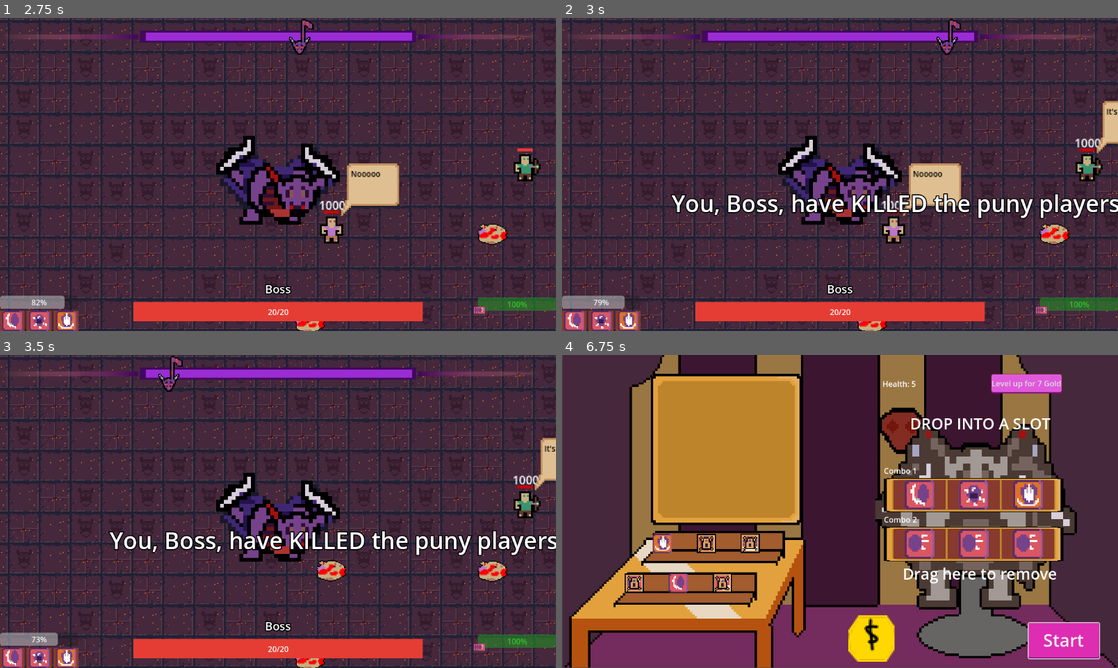
Above: before the commit, frames 1-4 (two rows, left to right).
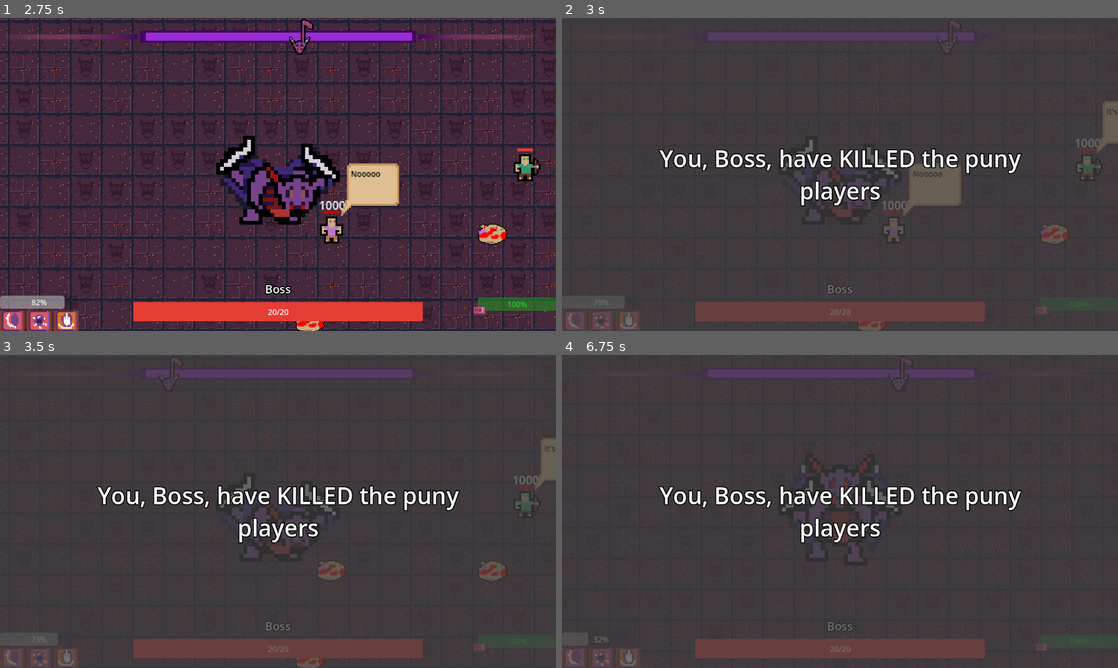
Above: after the commit, the same moments.

Repository: DevFTB/GMTK2023
Game: Godot game, scene res://main.tscn
Same seed, same stepped clock (60 frames per second), same inputs: the game is played once before the commit and once after it.
Inputs (mouse positions are in pixels of both pictures, inside the frame that each line leads up to):
- Up to frame 1 (2.75 s): tap Enter at 0.5 s; move the mouse to (400, 158) at 0.52 s; hold D (move_right) 0.53-1.25 s; hold Q (activate_combo_1) 0.53-1.25 s; click (400, 158) at 0.67 s; drag from (166, 190) to (250, 237) at 1.27 s; move the mouse to (333, 105) at 2.02 s; press the mouse at (333, 105) at 2.03 s; hold D (move_right) from 2.03 s (still down)
- Up to frame 2 (3 s): release D (move_right) at 2.75 s; release the mouse at (895, 105) at 2.75 s; drag from (812, 237) to (673, 127) at 2.77 s
- Up to frame 3 (3.5 s): no input
- Up to frame 4 (6.75 s): move the mouse to (1006, 558) at 3.52 s; hold A (move_left) 3.53-4.25 s; hold E (activate_combo_2) 3.53-4.25 s; drag from (673, 464) to (756, 433) at 4.27 s; move the mouse to (867, 511) at 5.02 s; hold S (move_down) 5.03-5.75 s; hold Q (activate_combo_1) 5.03-5.75 s; click (867, 511) at 5.17 s; drag from (756, 433) to (728, 527) at 5.77 s; click "Start" at 6.5 s

Frame 1 is identical in both runs. In frame 2, 24% of the frame differs, in the area x 0-100%, y 0-100%; in frame 3, 23%; in frame 4, 76%.
Error in both runs: Invalid call. Nonexistent function 'angle' in base 'Nil'. (res://entities/boss/Boss.gd:52)

Commit message:
Scene switching works

Diff:
--- a/entities/players/archer/archer.tscn
+++ b/entities/players/archer/archer.tscn
@@ -1,6 +1,6 @@
 [gd_scene load_steps=4 format=3 uid="uid://c8gsduht2b0tl"]
 
-[ext_resource type="PackedScene" uid="uid://jc15k6rexkl2" path="res://entities/players/Player.tscn" id="1_4e156"]
+[ext_resource type="PackedScene" uid="uid://jc15k6rexkl2" path="res://entities/players/player.tscn" id="1_4e156"]
 [ext_resource type="Texture2D" uid="uid://cjgfrmcfwelcy" path="res://entities/players/archer/ranger.png" id="2_qxn1c"]
 [ext_resource type="PackedScene" uid="uid://dofl382smqwi8" path="res://entities/players/actions/ranged_attack/ranged_attack.tscn" id="3_veti1"]
 
--- a/entities/players/fighter/fighter.tscn
+++ b/entities/players/fighter/fighter.tscn
@@ -1,6 +1,6 @@
 [gd_scene load_steps=3 format=3 uid="uid://cphxorrjm5k7a"]
 
-[ext_resource type="PackedScene" uid="uid://jc15k6rexkl2" path="res://entities/players/Player.tscn" id="1_qncys"]
+[ext_resource type="PackedScene" uid="uid://jc15k6rexkl2" path="res://entities/players/player.tscn" id="1_qncys"]
 [ext_resource type="PackedScene" uid="uid://bdbpgb2uscom2" path="res://entities/players/actions/melee_attack/melee_attack.tscn" id="3_y0xmv"]
 
 [node name="Fighter" instance=ExtResource("1_qncys")]
--- a/entities/players/healer/healer.tscn
+++ b/entities/players/healer/healer.tscn
@@ -1,6 +1,6 @@
 [gd_scene load_steps=4 format=3 uid="uid://b5rfpsbs4b8sw"]
 
-[ext_resource type="PackedScene" uid="uid://jc15k6rexkl2" path="res://entities/players/Player.tscn" id="1_leno5"]
+[ext_resource type="PackedScene" uid="uid://jc15k6rexkl2" path="res://entities/players/player.tscn" id="1_leno5"]
 [ext_resource type="Texture2D" uid="uid://78a38wewcgf1" path="res://entities/players/healer/healer.png" id="2_bcbny"]
 [ext_resource type="PackedScene" uid="uid://bbwdxumxmypyu" path="res://entities/players/actions/heal/heal.tscn" id="3_vuia8"]
 
--- a/entities/players/tank/tank.tscn
+++ b/entities/players/tank/tank.tscn
@@ -1,6 +1,6 @@
 [gd_scene load_steps=4 format=3 uid="uid://cva63yioyjyr3"]
 
-[ext_resource type="PackedScene" uid="uid://jc15k6rexkl2" path="res://entities/players/Player.tscn" id="1_tf7pq"]
+[ext_resource type="PackedScene" uid="uid://jc15k6rexkl2" path="res://entities/players/player.tscn" id="1_tf7pq"]
 [ext_resource type="PackedScene" uid="uid://bdbpgb2uscom2" path="res://entities/players/actions/melee_attack/melee_attack.tscn" id="2_a8bkk"]
 [ext_resource type="Texture2D" uid="uid://wkssy5ryyqd6" path="res://entities/players/tank/tank.png" id="2_er3yj"]
 
--- a/level/gui/ActionComboScreen.gd
+++ b/level/gui/ActionComboScreen.gd
@@ -1,6 +1,10 @@
 extends Control
 
 @export var boss_stats : BossStats
+
+func _ready():
+	var start_button = get_node("HBoxContainer/VBoxContainer/Control/HBoxContainer/Control2/MarginContainer/StartButton")
+	start_button.button_down.connect(get_parent().get_parent()._on_combo_screen_start_button_pressed)
 
 func _on_action_detail_bought(action: BossAction):
 	boss_stats.spend_gold(action.gold_cost)
--- a/main.tscn
+++ b/main.tscn
@@ -547,24 +547,29 @@
 [node name="ActionComboScreen" parent="ActionComboScreenCanvasLayer" instance=ExtResource("22_y1okt")]
 
 [node name="DeathScreen" type="CanvasLayer" parent="."]
+visible = false
 
 [node name="ColorRect" type="ColorRect" parent="DeathScreen"]
+anchors_preset = 15
+anchor_right = 1.0
+anchor_bottom = 1.0
+grow_horizontal = 2
+grow_vertical = 2
 color = Color(0.25098, 0.25098, 0.25098, 0.752941)
 
 [node name="DeathText" type="Label" parent="DeathScreen"]
-anchors_preset = -1
+anchors_preset = 8
 anchor_left = 0.5
 anchor_top = 0.5
-anchor_right = 1.0
-anchor_bottom = 1.0
-offset_left = -576.0
-offset_top = -324.0
-offset_right = 233.0
-offset_bottom = 119.0
-grow_horizontal = 2
-grow_vertical = 2
-size_flags_horizontal = 6
-size_flags_vertical = 6
+anchor_right = 0.5
+anchor_bottom = 0.5
+offset_left = -404.5
+offset_top = -221.5
+offset_right = 404.5
+offset_bottom = 221.5
+grow_horizontal = 2
+grow_vertical = 2
+size_flags_horizontal = 4
 label_settings = SubResource("LabelSettings_537yj")
 horizontal_alignment = 1
 vertical_alignment = 1
--- a/scripts/Main.gd
+++ b/scripts/Main.gd
@@ -68,3 +68,7 @@
 
 func _on_player_controller_all_players_dead():
 	level_over("Boss")
+
+func _on_combo_screen_start_button_pressed():
+	exit_shop()
+	enter_level(0)
